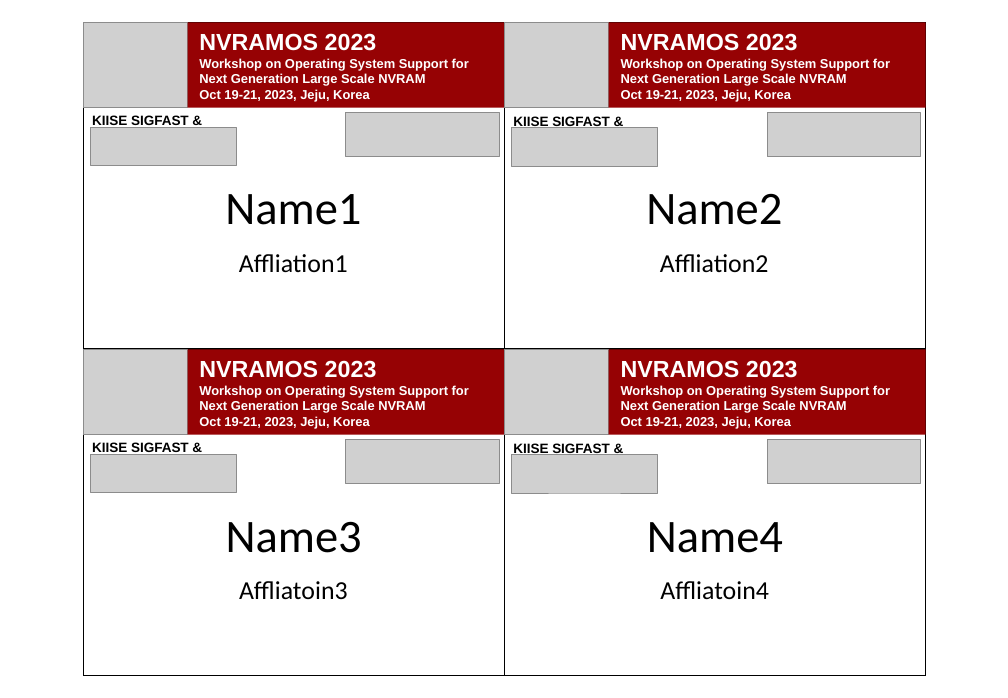
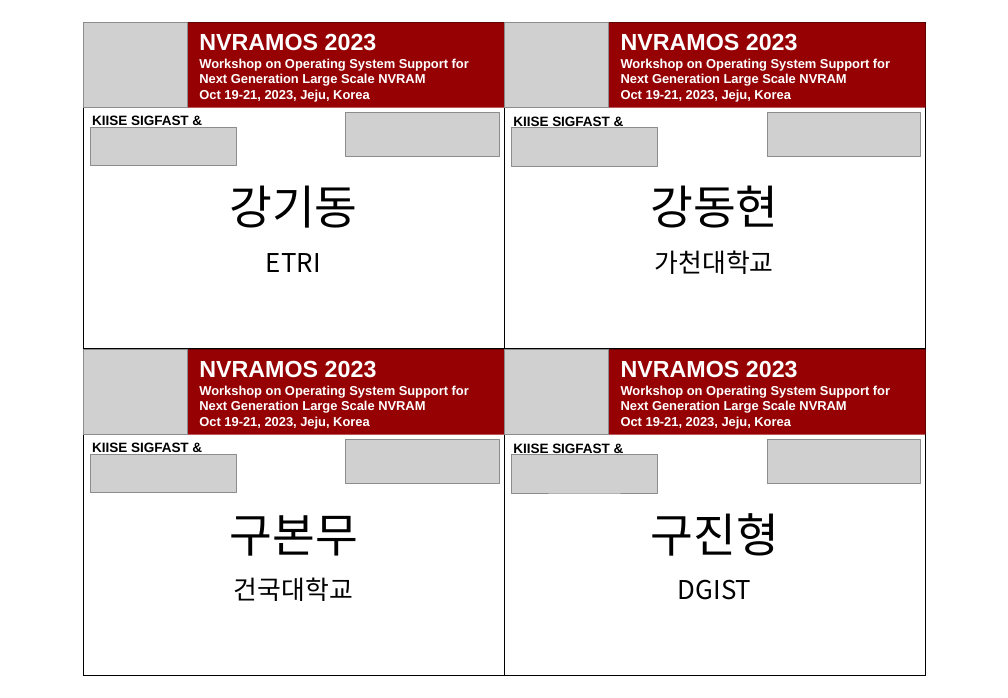
Before and after one commit to JonghyeokPark/nametag, a slide deck: slide 1 of output.pptx (slide 2 before the commit). Drawn at 1008x698 pixels with LibreOffice and Linux fonts; fonts in the diff are those of the drawing; grey boxes stand for pictures. Boxes give left, top, right and bottom in pixels: in the first picture for what was removed or moved away, otherwise in the second. Text is boxed around its words. In the diff, an @@ line names an element or a change of style, - is before the commit and + after.

```diff
--- a/output.pptx
+++ b/output.pptx
@@ text at <box>229,185,357,228</box>: text changed; font Calibri to Noto Sans CJK KR @@
-Name1
+강기동
@@ text at <box>650,185,778,228</box>: text changed; font Calibri to Noto Sans CJK KR @@
-Name2
+강동현
@@ text at <box>266,253,321,272</box>: text changed; font Calibri to Noto Sans CJK KR @@
-Affliation1
+ETRI
@@ text at <box>655,250,774,274</box>: text changed; font Calibri to Noto Sans CJK KR @@
-Affliation2
+가천대학교
@@ text at <box>230,515,358,556</box>: text changed; font Calibri to Noto Sans CJK KR @@
-Name3
+구본무
@@ text at <box>651,513,779,556</box>: text changed; font Calibri to Noto Sans CJK KR @@
-Name4
+구진형
@@ text at <box>234,577,353,601</box>: text changed; font Calibri to Noto Sans CJK KR @@
-Affliatoin3
+건국대학교
@@ text at <box>678,579,752,600</box>: text changed; font Calibri to Noto Sans CJK KR @@
-Affliatoin4
+DGIST
```
Also in this commit, not shown: 1 other slide changed, 8 slides added, 5 other files.
